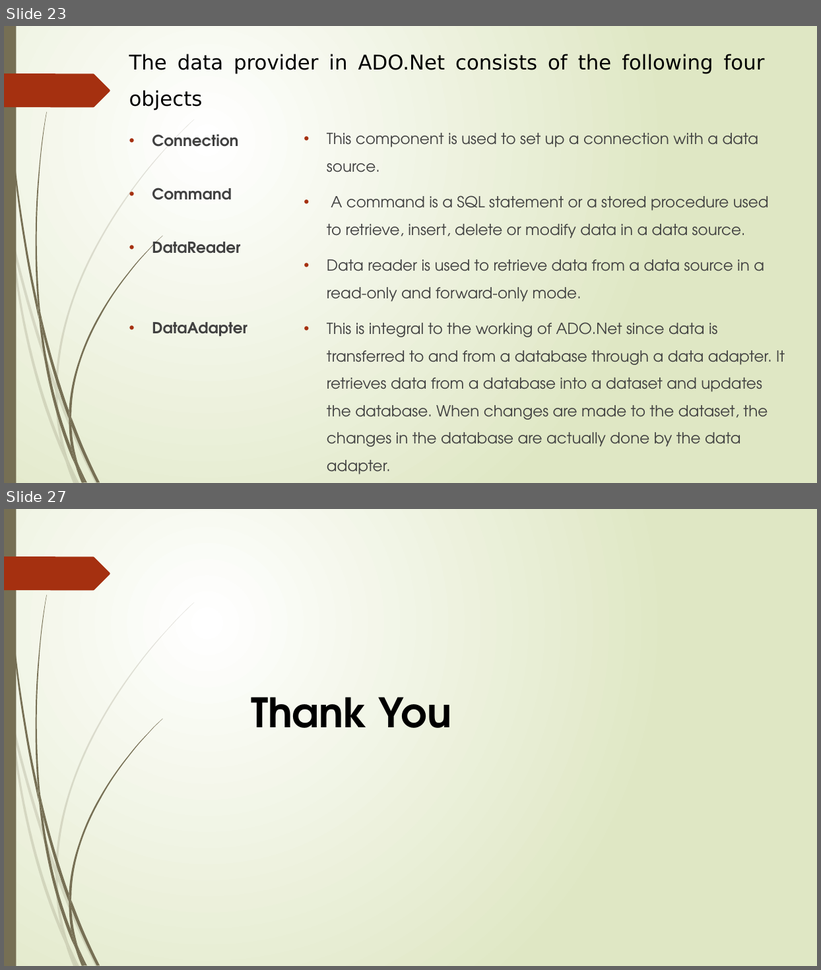
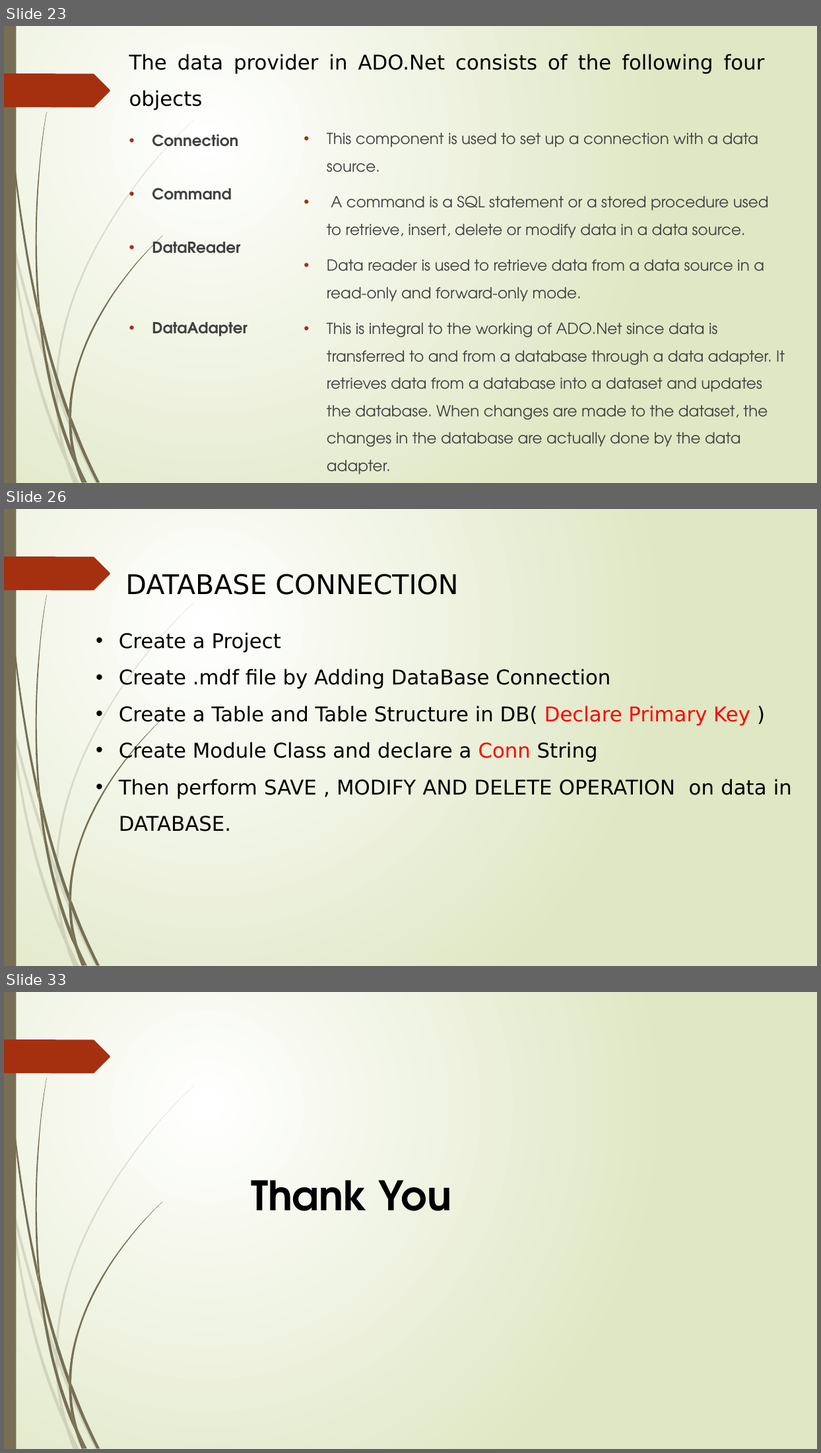
Before and after one commit to factopic/Visaul_Basic, a slide deck: PPT/VB_1.pptx. Shown one above the other, each under a label of ours: slides 23 and 27 before the commit, slides 23, 26 and 33 after it; the slides between them are not shown. The pictures are 821x970 and 821x1453 pixels, drawn with LibreOffice and Linux fonts; fonts in the diff are those of the drawing. Boxes give left, top, right and bottom in pixels: in the first picture for what was removed or moved away, otherwise in the second. Text is boxed around its words. In the diff, an @@ line names an element or a change of style, - is before the commit and + after.

```diff
--- a/PPT/VB_1.pptx
+++ b/PPT/VB_1.pptx
@@ slide 26 added at box(4, 509, 817, 966), background gradient #FFFFFF to #DFE8C4; not listed: 24 template elements that a slide beside it also shows @@
@@ text added at box(125, 574, 458, 595), 32 pt, text #000000 @@
+DATABASE CONNECTION
@@ text added at box(119, 632, 792, 832), 24 pt, text #000000 @@
+• Create a Project
+• Create .mdf file by Adding DataBase Connection
+• Create a Table and Table Structure in DB( Declare Primary Key )
+• Create Module Class and declare a Conn String
+• Then perform SAVE , MODIFY AND DELETE OPERATION on data in DATABASE.
@@ what was slide 27 is now slide 33 @@
```
Also in this commit, not shown: 3 slides changed, 5 other slides added.
